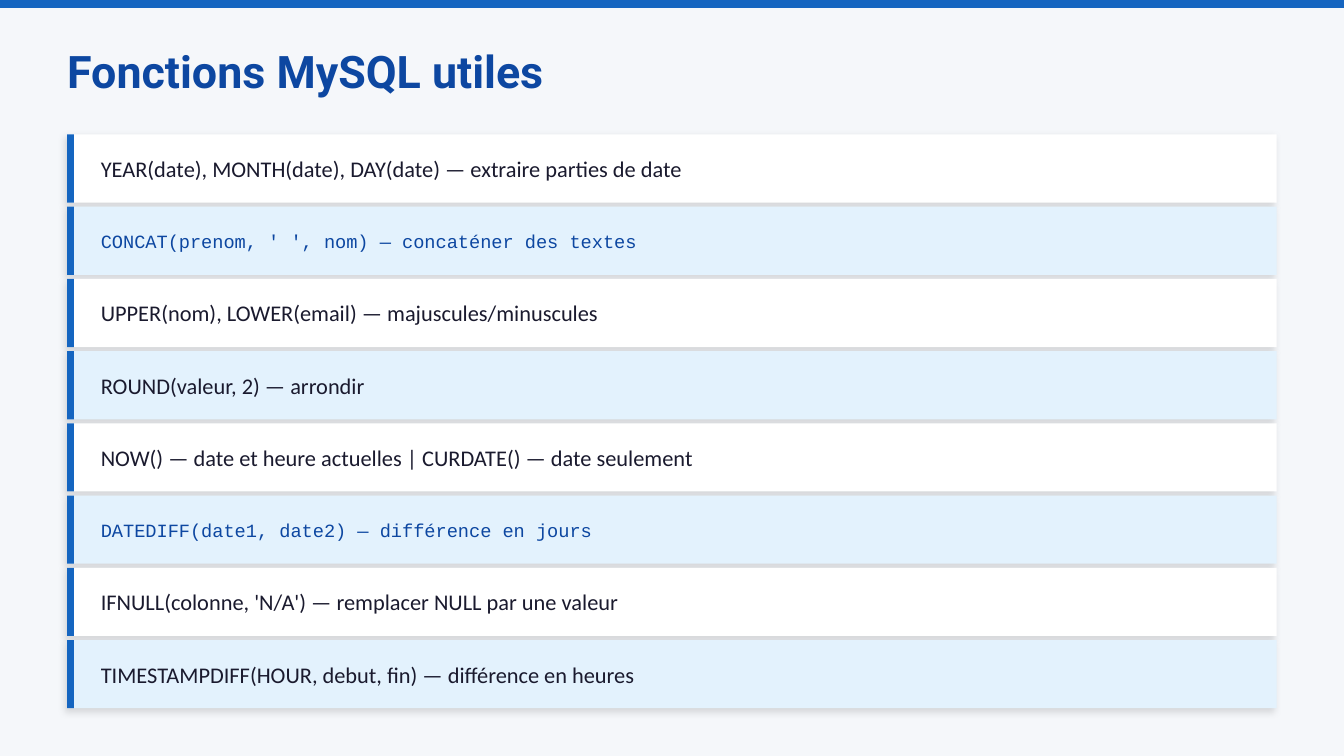
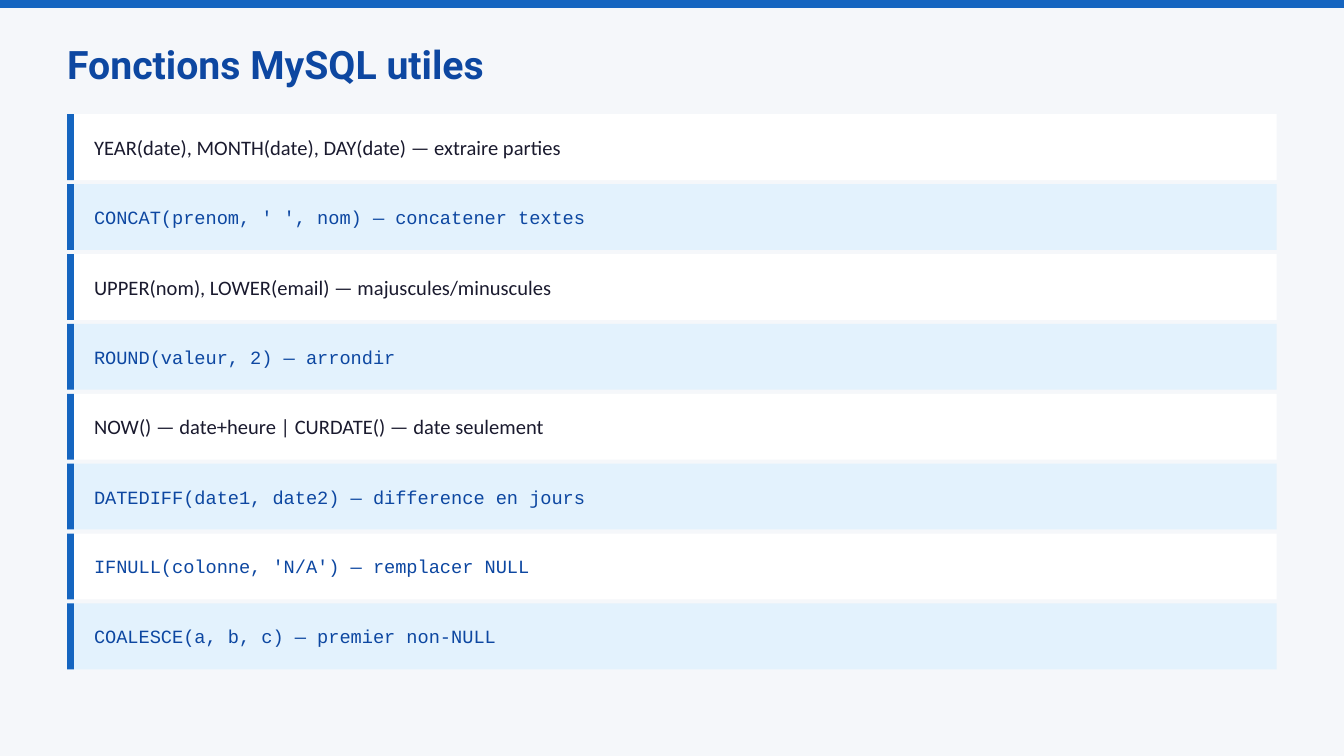
Before and after one commit to mbiTati/unit4_gamifie, a slide deck: slide 5 of pptx/Module13_Agrégation_GROUP_BY_HAVING.pptx. Drawn at 1344x756 pixels with LibreOffice and Linux fonts; fonts in the diff are those of the drawing. Boxes give left, top, right and bottom in pixels: in the first picture for what was removed or moved away, otherwise in the second. Text is boxed around its words. In the diff, an @@ line names an element or a change of style, - is before the commit and + after.

```diff
--- a/pptx/Module13_Agrégation_GROUP_BY_HAVING.pptx
+++ b/pptx/Module13_Agrégation_GROUP_BY_HAVING.pptx
@@ text "Fonctions MySQL utiles" at box(67, 49, 484, 88): size 24 to 21 pt @@
@@ rectangle: place and size @@
-rectangle at box(67, 134, 1277, 203)
+rectangle at box(67, 114, 1277, 180)
@@ rectangle: place and size @@
-rectangle at box(67, 134, 74, 203)
+rectangle at box(67, 114, 74, 180)
@@ text at box(94, 140, 561, 159): text changed; size 12 to 11 pt @@
-YEAR(date), MONTH(date), DAY(date) — extraire parties de date
+YEAR(date), MONTH(date), DAY(date) — extraire parties
@@ text at box(94, 211, 585, 228): text changed @@
-CONCAT(prenom, ' ', nom) — concaténer des textes
+CONCAT(prenom, ' ', nom) — concatener textes
@@ text "UPPER(nom), LOWER(email) — majuscules/minuscules": place and size @@
-text "UPPER(nom), LOWER(email) — majuscules/minuscules" at box(101, 305, 598, 325)
+text "UPPER(nom), LOWER(email) — majuscules/minuscules" at box(94, 280, 551, 299)
@@ text "UPPER(nom), LOWER(email) — majuscules/minuscules" at box(94, 280, 551, 299): size 12 to 11 pt @@
@@ 6 rectangles: place and size @@
-6 rectangles at box(67, 207, 1277, 419)
+6 rectangles at box(67, 184, 1277, 390)
@@ text "ROUND(valeur, 2) — arrondir": place and size @@
-text "ROUND(valeur, 2) — arrondir" at box(101, 378, 364, 397)
+text "ROUND(valeur, 2) — arrondir" at box(94, 351, 395, 368)
@@ text "ROUND(valeur, 2) — arrondir" at box(94, 351, 395, 368): size 12 to 10 pt, font Calibri to Courier New, text colour #1A1A2E to #0D47A1 @@
@@ text at box(94, 419, 543, 437): text changed; size 12 to 11 pt @@
-NOW() — date et heure actuelles | CURDATE() — date seulement
+NOW() — date+heure | CURDATE() — date seulement
@@ 4 rectangles: place and size @@
-4 rectangles at box(67, 423, 1277, 564)
+4 rectangles at box(67, 394, 1277, 530)
@@ text at box(94, 491, 585, 508): text changed @@
-DATEDIFF(date1, date2) — différence en jours
+DATEDIFF(date1, date2) — difference en jours
@@ rectangle: place and size @@
-rectangle at box(67, 567, 1277, 636)
+rectangle at box(67, 534, 1277, 599)
@@ rectangle: place and size @@
-rectangle at box(67, 567, 74, 636)
+rectangle at box(67, 534, 74, 599)
@@ text at box(94, 560, 530, 577): text changed; size 12 to 10 pt; font Calibri to Courier New; text colour #1A1A2E to #0D47A1 @@
-IFNULL(colonne, 'N/A') — remplacer NULL par une valeur
+IFNULL(colonne, 'N/A') — remplacer NULL
@@ shadow off in 8 elements at box(67, 114, 1277, 180), box(67, 184, 1277, 250), box(67, 254, 1277, 320), box(67, 324, 1277, 390), box(67, 394, 1277, 460), box(67, 464, 1277, 530), box(67, 534, 1277, 599), box(67, 603, 1277, 669) @@
@@ rectangle: place and size @@
-rectangle at box(67, 640, 1277, 708)
+rectangle at box(67, 603, 1277, 669)
@@ rectangle: place and size @@
-rectangle at box(67, 640, 74, 708)
+rectangle at box(67, 603, 74, 669)
@@ text at box(94, 630, 495, 647): text changed; size 12 to 10 pt; font Calibri to Courier New; text colour #1A1A2E to #0D47A1 @@
-TIMESTAMPDIFF(HOUR, debut, fin) — différence en heures
+COALESCE(a, b, c) — premier non-NULL
```
Also in this commit, not shown: 7 other slides changed, 2 slides added, 1 slide removed, 6 other files.
